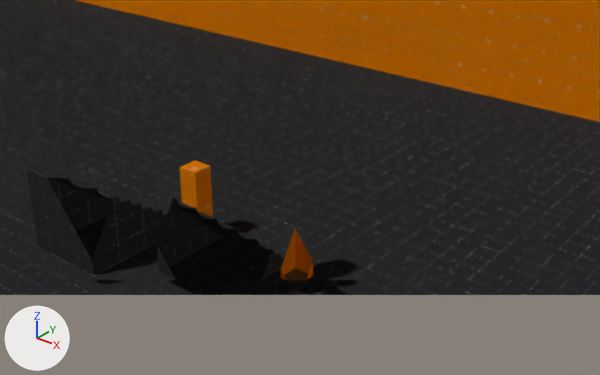
The Blender file content/core/models/dev/dev_map.blend as it was, and as the next commit left it.
The view is the same before and after, from a camera (50 mm lens) standing at (11.28, -16.36, 9.7) and looking at (-1.55, -0.32, -0.24). The lights are fixed; the arrows at lower left show +X, +Y and +Z. Everything nearer to the camera than a plane just in front of the edit is cut away.
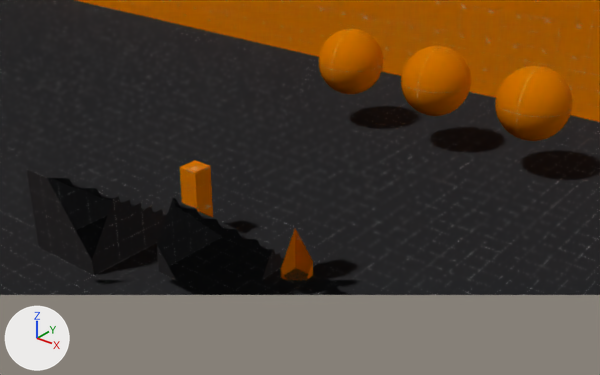
Patch to the scene script:
```diff
--- a/content/core/models/dev/dev_map.blend.py
+++ b/content/core/models/dev/dev_map.blend.py
@@ me_sphere_005 @@
+me_sphere_005.from_pydata(...)  # a UV sphere (32 segments, 16 rings, poles along z) spanning x -1.0..1.0, y -1.0..1.0, z -1.0..1.0
+me_sphere_005.polygons.foreach_set('use_smooth', [True] * 512)
+me_sphere_005.materials.append(mat_dev_wall)  # picture img_dev_wall_png
@@ ob_sphere_002 @@
+ob_sphere_002 = bpy.data.objects.new('Sphere.002', me_sphere_005)
+ob_sphere_002.location = (3.0, 4.0, 2.0)
@@ ob_sphere_001 @@
+ob_sphere_001 = bpy.data.objects.new('Sphere.001', me_sphere_005.copy())
+ob_sphere_001.location = (-3.0, 4.0, 2.0)
@@ ob_sphere @@
+ob_sphere = bpy.data.objects.new('Sphere', me_sphere_005.copy())
+ob_sphere.location = (0.0, 4.0, 2.0)
```

Changed parts and their boxes [x1, y1, x2, y2] in the pictures (600 x 375 px):
'Sphere.002', added (orange)
    after: [495, 66, 573, 141]
'Sphere', added (orange)
    after: [401, 46, 471, 116]
'Sphere.001', added (orange)
    after: [319, 29, 383, 94]
